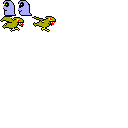
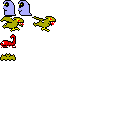
Revision of a layered 128 x 128 image; what changed, layer by layer:
added layer "Layer 2" above "Layer 1" over [0, 53, 16, 61]
added layer "Layer 1" above "e2" over [0, 34, 16, 48]
